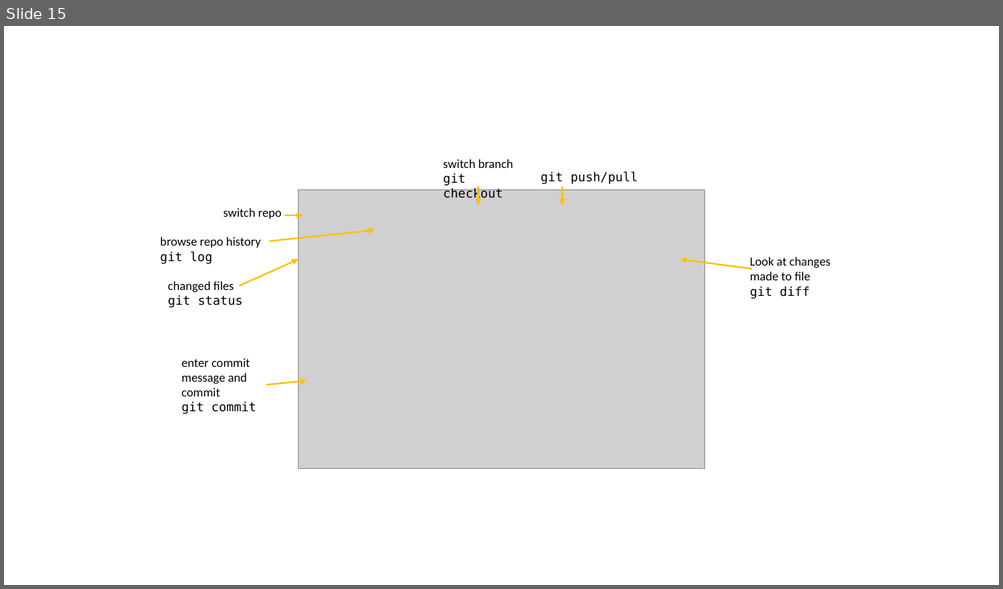
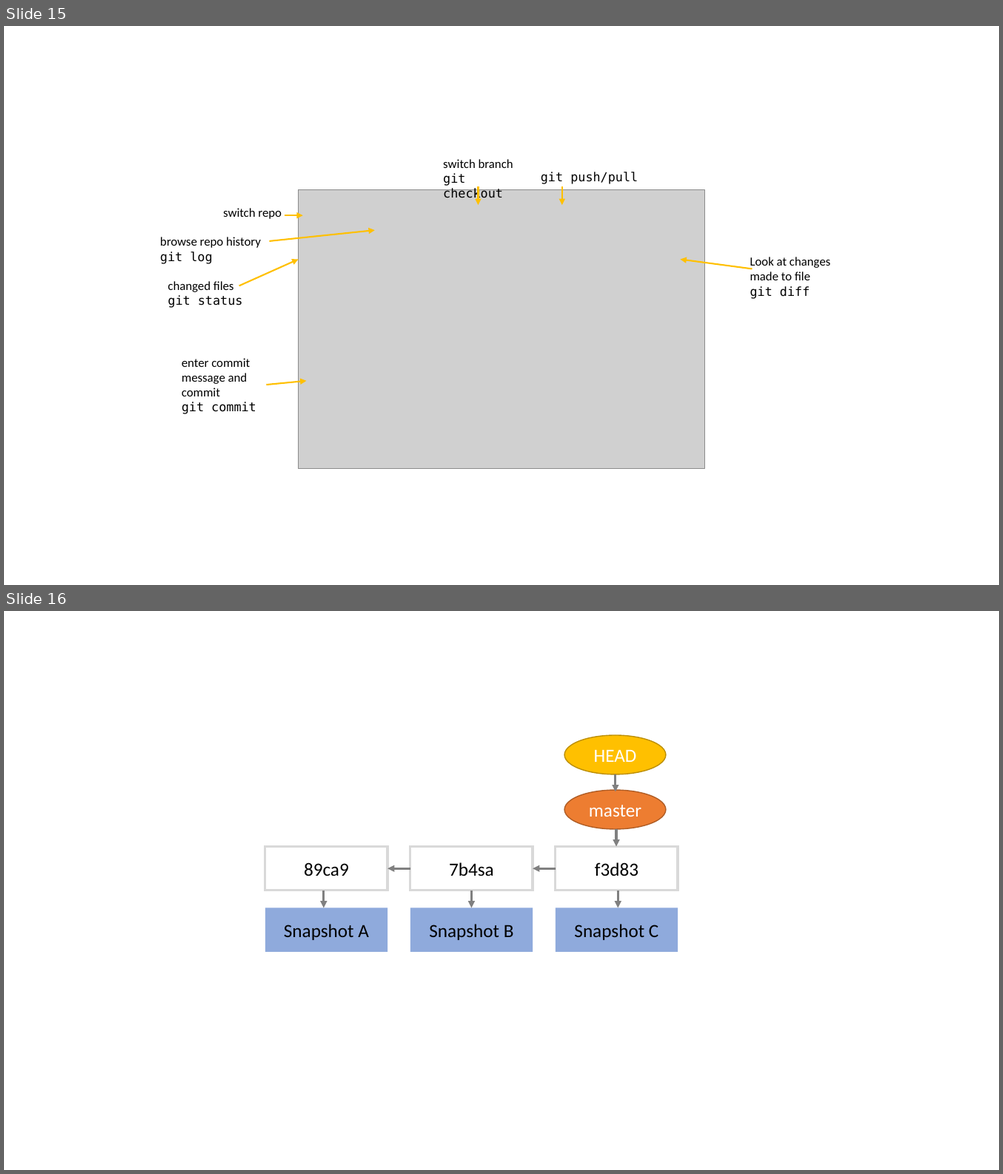
Before and after one commit to selinaZitrone/get-started-with-git, a slide deck: docs/slides/img/images.pptx. Shown one above the other, each under a label of ours: slide 15 before the commit, slides 15 and 16 after it. The pictures are 1003x589 and 1003x1174 pixels, drawn with LibreOffice and Linux fonts; fonts in the diff are those of the drawing; grey boxes stand for pictures. Boxes give left, top, right and bottom in pixels: in the first picture for what was removed or moved away, otherwise in the second. Text is boxed around its words. In the diff, an @@ line names an element or a change of style, - is before the commit and + after.

```diff
--- a/docs/slides/img/images.pptx
+++ b/docs/slides/img/images.pptx
@@ slide 16 added at <box>4,611,999,1170</box>, background #FFFFFF @@
@@ group added at <box>265,735,677,952</box>: 7 arrows, 6 rectangles, 2 ellipses @@
+89ca9
+7b4sa
+f3d83
+Snapshot A
+Snapshot B
+Snapshot C
+master
+HEAD
```
Also in this commit, not shown: 7 other slides added, 52 other files.
